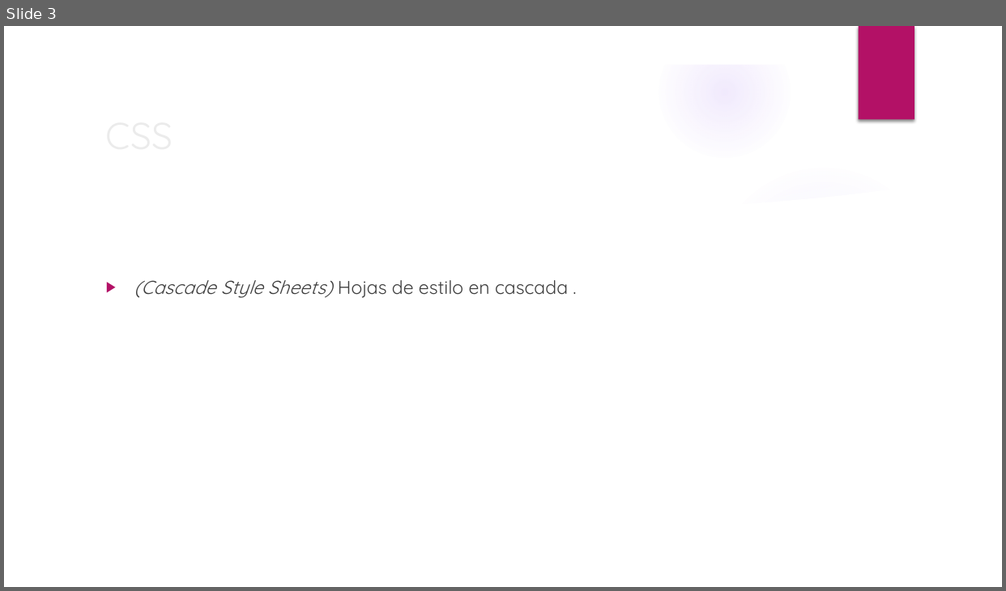
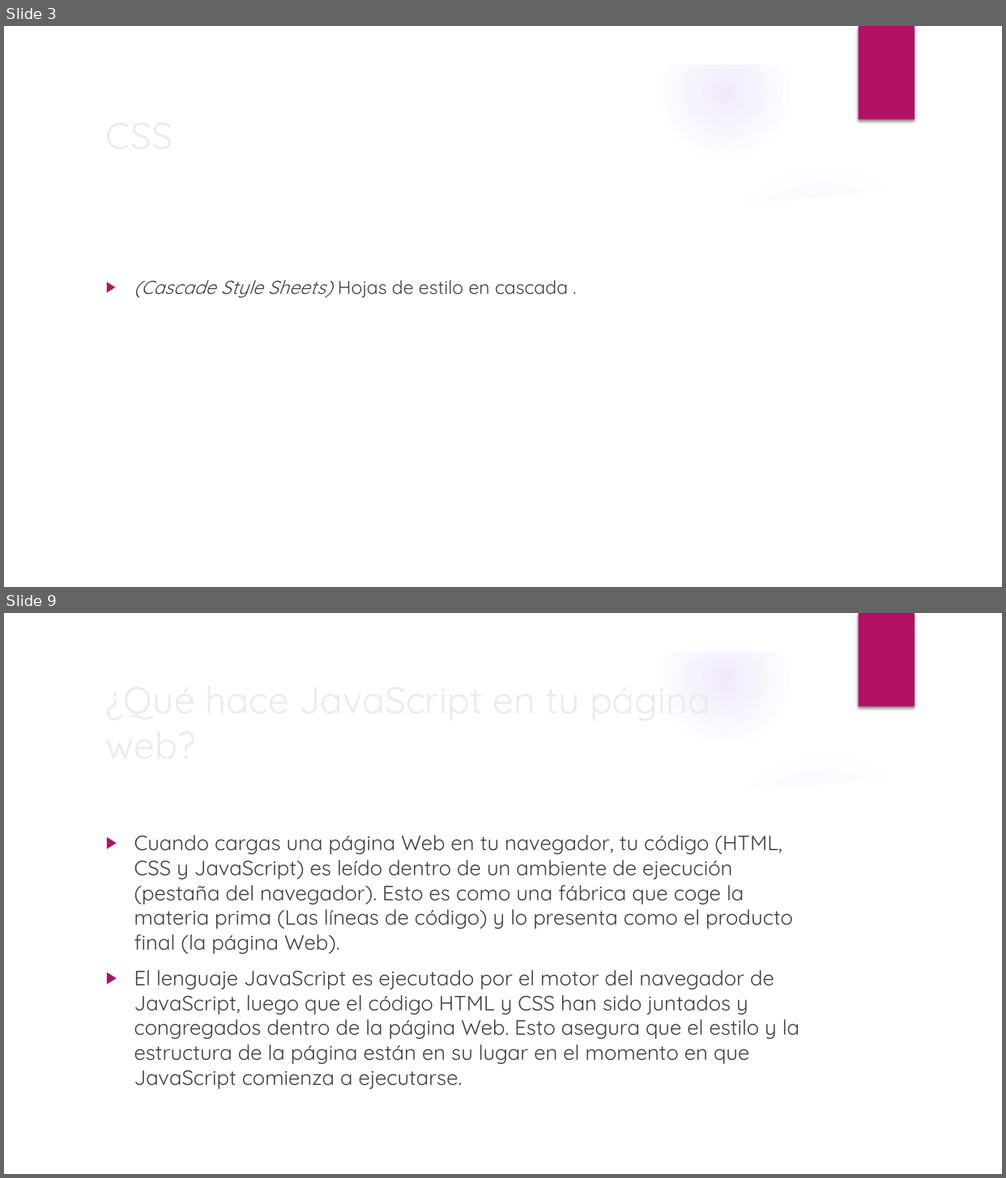
Before and after one commit to stealth14/Web-Transicion-Gradiente, a slide deck: diapositivas CSS.pptx. Shown one above the other, each under a label of ours: slide 3 before the commit, slides 3 and 9 after it; the slides between them are not shown. The pictures are 1006x591 and 1006x1178 pixels, drawn with LibreOffice and Linux fonts; fonts in the diff are those of the drawing; background and template pictures are left out. Boxes give left, top, right and bottom in pixels: in the first picture for what was removed or moved away, otherwise in the second. Text is boxed around its words. In the diff, an @@ line names an element or a change of style, - is before the commit and + after.

```diff
--- a/diapositivas CSS.pptx
+++ b/diapositivas CSS.pptx
@@ slide 9 added at (4, 613, 1002, 1174), background picture (left out); not listed: 9 template elements that a slide beside it also shows @@
@@ text added at (134, 835, 799, 1089), 20 pt, text #404040 @@
+▶ Cuando cargas una página Web en tu navegador, tu código (HTML, CSS y JavaScript) es leído dentro de un ambiente de ejecución (pestaña del navegador). Esto es como una fábrica que coge la materia prima (Las líneas de código) y lo presenta como el producto final (la página Web).
+▶ El lenguaje JavaScript es ejecutado por el motor del navegador de JavaScript, luego que el código HTML y CSS han sido juntados y congregados dentro de la página Web. Esto asegura que el estilo y la estructura de la página están en su lugar en el momento en que JavaScript comienza a ejecutarse.
@@ title added at (211, 837, 499, 954), 36 pt, text #EBEBEB @@
+¿Qué hace JavaScript en tu página web?
```
Also in this commit, not shown: 1 slide changed, 5 other slides added.
